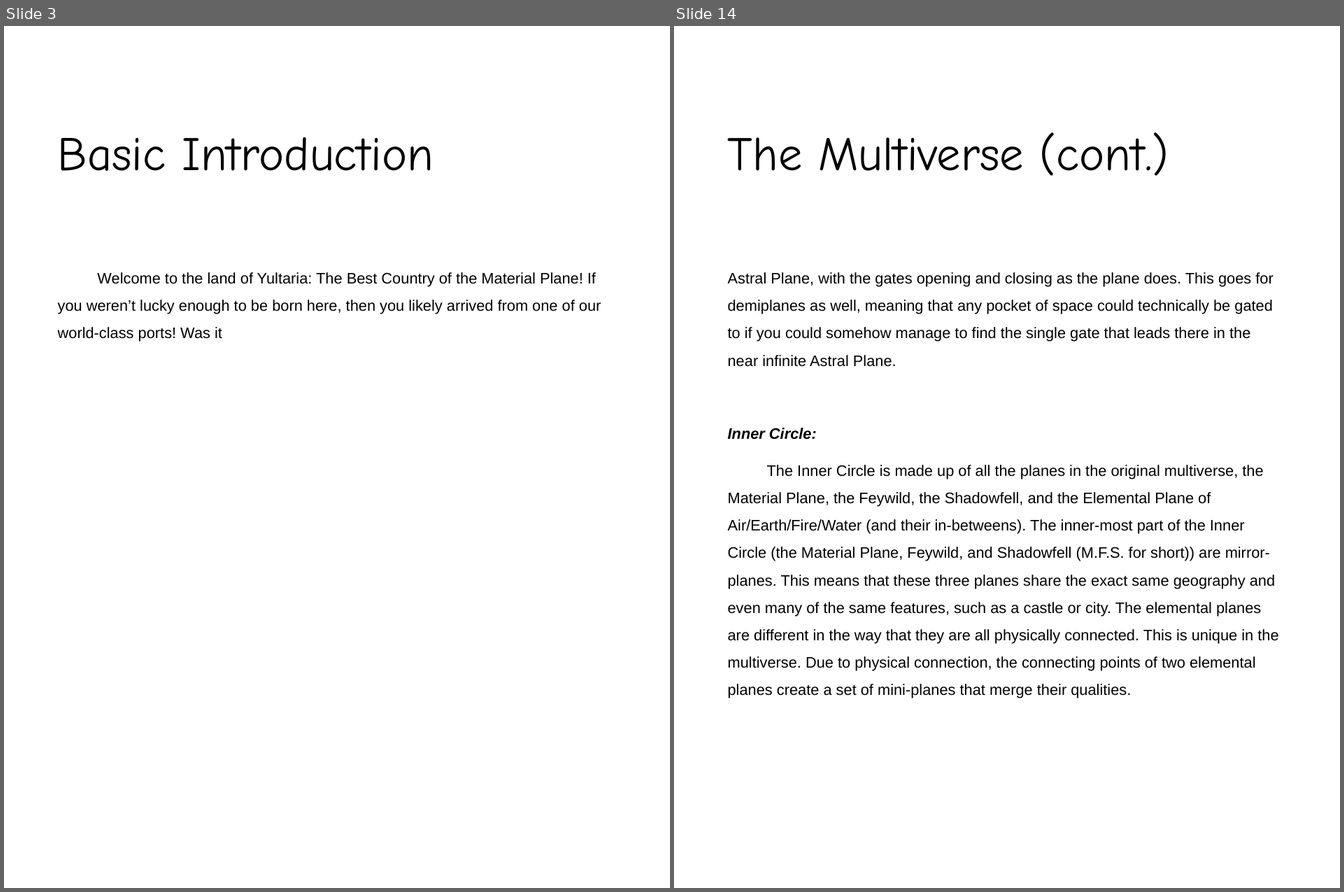
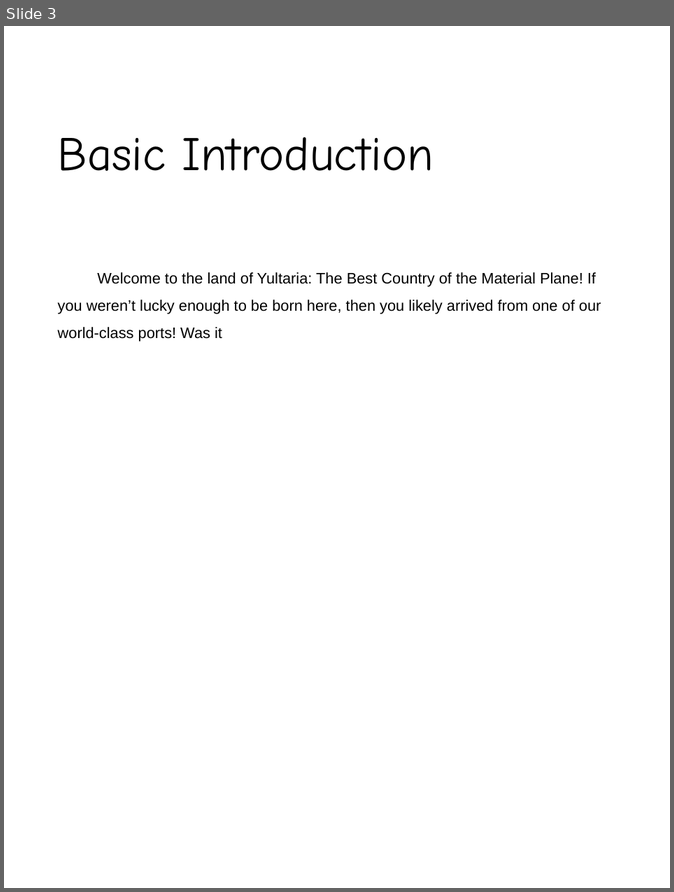
Before and after one commit to polic72/DnD-Stuff, a slide deck: The Jaws of Time.pptx. Shown side by side, each under a label of ours: slides 3 and 14 before the commit, slide 3 after it; the slides between them are not shown. The pictures are 1344x892 and 674x892 pixels, drawn with LibreOffice and Linux fonts; fonts in the diff are those of the drawing; background and template pictures are left out. Boxes give left, top, right and bottom in pixels: in the first picture for what was removed or moved away, otherwise in the second. Text is boxed around its words. In the diff, an @@ line names an element or a change of style, - is before the commit and + after.

```diff
--- a/The Jaws of Time.pptx
+++ b/The Jaws of Time.pptx
@@ slide 14 removed at (674,26,1340,888), background picture (left out) @@
@@ title removed at (728,132,1169,176) @@
-The Multiverse (cont.)
@@ text removed at (728,272,1279,699) @@
-Astral Plane, with the gates opening and closing as the plane does. This goes for demiplanes as well, meaning that any pocket of space could technically be gated to if you could somehow manage to find the single gate that leads there in the near infinite Astral Plane.
-Inner Circle:
-The Inner Circle is made up of all the planes in the original multiverse, the Material Plane, the Feywild, the Shadowfell, and the Elemental Plane of Air/Earth/Fire/Water (and their in-betweens). The inner-most part of the Inner Circle (the Material Plane, Feywild, and Shadowfell (M.F.S. for short)) are mirror-planes. This means that these three planes share the exact same geography and even many of the same features, such as a castle or city. The elemental planes are different in the way that they are all physically connected. This is unique in the multiverse. Due to physical connection, the connecting points of two elemental planes create a set of mini-planes that merge their qualities.
```
Also in this commit, not shown: 2 slides changed, 4 slides added, 9 other slides removed, 3 other files.
